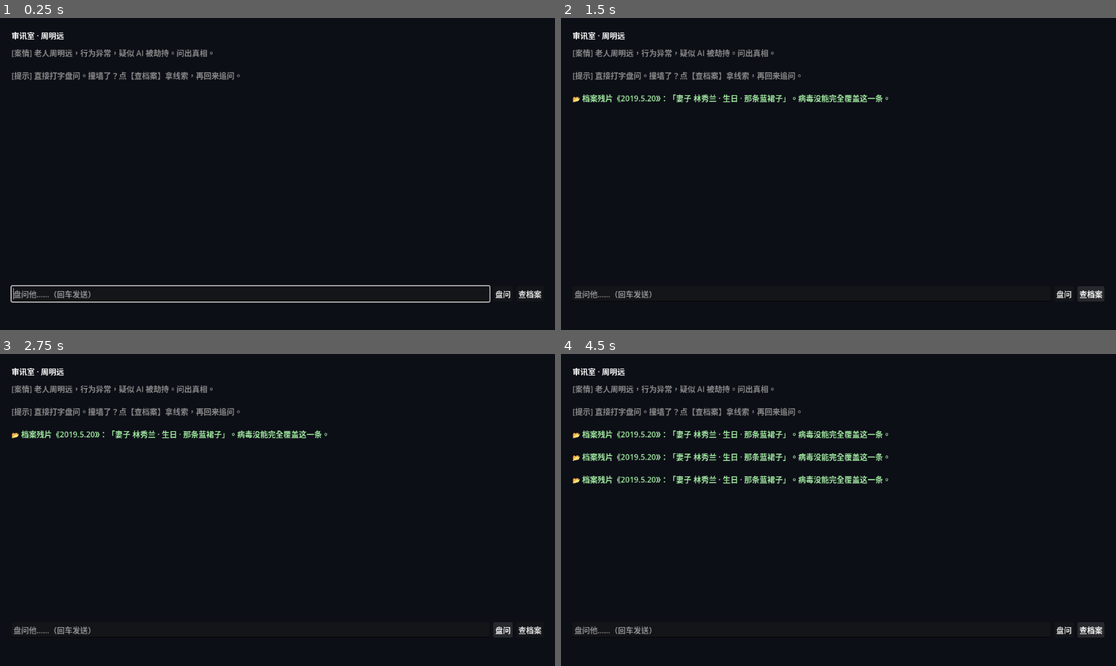
Above: before the commit, frames 1-4 (two rows, left to right).
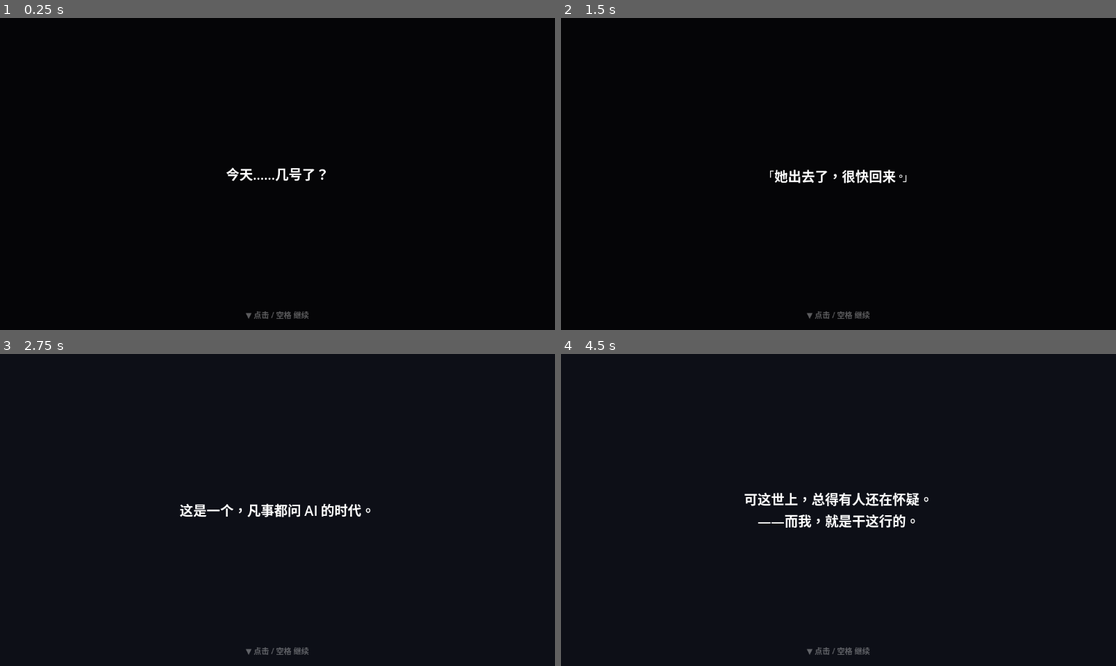
Above: after the commit, the same moments.

Repository: wjxdy/Distortion
Game: Godot game, scene res://scenes/opening.tscn
Same seed, same stepped clock (60 frames per second), same inputs: the game is played once before the commit and once after it. Before the commit the project starts from res://scenes/interrogation.tscn.
Inputs (mouse positions are in pixels of both pictures, inside the frame that each line leads up to):
- Up to frame 1 (0.25 s): no input
- Up to frame 2 (1.5 s): click (1066, 292) at 0.5 s, where only the run before the commit has a clickable "盘问"; click (1088, 292) at 1.25 s, where only the run before the commit has a clickable "查档案"
- Up to frame 3 (2.75 s): click (505, 628) at 2 s, where only the run before the commit has a clickable "盘问"
- Up to frame 4 (4.5 s): click (1088, 628) at 2.75 s, where only the run before the commit has a clickable "查档案"; click (1066, 628) at 3.5 s, where only the run before the commit has a clickable "盘问"; click (1088, 628) at 4.25 s, where only the run before the commit has a clickable "查档案"

The runs differ from the first frame. In frame 1, 2.9% of the frame differs, in the area x 1-98%, y 4-97%; in frame 2, 3.4%; in frame 3, 3.2%; in frame 4, 5.4%, in the area x 2-98%, y 4-97%.

Commit message:
feat(client): 开场序章(冷开钩子+世界观幻灯片+旧闻) + 场景串联 开场→审讯

Diff:
--- a/Game/client/project.godot
+++ b/Game/client/project.godot
@@ -1,10 +1,17 @@
-; 《失真 Distortion》 Godot 4.6 项目配置
+; Engine configuration file.
+; It's best edited using the editor UI and not directly,
+; since the parameters that go here are not all obvious.
+;
+; Format:
+;   [section] ; section goes between []
+;   param=value ; assign values to parameters
+
 config_version=5
 
 [application]
 
 config/name="失真 Distortion"
-run/main_scene="res://scenes/interrogation.tscn"
+run/main_scene="res://scenes/opening.tscn"
 config/features=PackedStringArray("4.6", "GL Compatibility")
 
 [rendering]
--- /dev/null
+++ b/Game/client/scenes/opening.gd
@@ -0,0 +1,65 @@
+# 开场序章：冷开钩子 + 世界观幻灯片 + 老人旧闻，播完切到审讯室。
+# 占位视觉（纯色背景），真正像素图 P4 再换。点击 / 空格 翻页。
+extends Control
+
+const INTERROGATION := "res://scenes/interrogation.tscn"
+
+# 每个 beat：text 正文；who 说话人标签（可空）；tint 背景色。
+var beats := [
+	{"who": "", "text": "今天……几号了？", "tint": Color(0.02, 0.02, 0.03)},
+	{"who": "", "text": "我老伴……怎么还没回来？", "tint": Color(0.02, 0.02, 0.03)},
+	{"who": "", "text": "「她出去了，很快回来。」", "tint": Color(0.02, 0.02, 0.03)},
+	{"who": "", "text": "这是一个，凡事都问 AI 的时代。", "tint": Color(0.05, 0.06, 0.09)},
+	{"who": "", "text": "人们不再自己思考。AI 说什么，便信什么。", "tint": Color(0.05, 0.06, 0.09)},
+	{"who": "旧闻", "text": "天才科学家 周明远，创造首个 AI 大模型，人类就此迈入新纪元。", "tint": Color(0.10, 0.09, 0.06)},
+	{"who": "", "text": "可这世上，总得有人还在怀疑。\n——而我，就是干这行的。", "tint": Color(0.05, 0.06, 0.09)},
+]
+
+var idx := -1
+var bg: ColorRect
+var text_label: Label
+var hint: Label
+
+func _ready() -> void:
+	bg = ColorRect.new()
+	bg.set_anchors_preset(Control.PRESET_FULL_RECT)
+	add_child(bg)
+
+	var center := CenterContainer.new()
+	center.set_anchors_preset(Control.PRESET_FULL_RECT)
+	add_child(center)
+
+	text_label = Label.new()
+	text_label.horizontal_alignment = HORIZONTAL_ALIGNMENT_CENTER
+	text_label.autowrap_mode = TextServer.AUTOWRAP_WORD_SMART
+	text_label.custom_minimum_size = Vector2(720, 0)
+	text_label.add_theme_font_size_override("font_size", 28)
+	center.add_child(text_label)
+
+	hint = Label.new()
+	hint.text = "▼ 点击 / 空格 继续"
+	hint.horizontal_alignment = HORIZONTAL_ALIGNMENT_CENTER
+	hint.modulate = Color(1, 1, 1, 0.35)
+	hint.set_anchors_preset(Control.PRESET_BOTTOM_WIDE)
+	hint.offset_top = -44
+	hint.offset_bottom = -20
+	add_child(hint)
+
+	_advance()
+
+func _advance() -> void:
+	idx += 1
+	if idx >= beats.size():
+		get_tree().change_scene_to_file(INTERROGATION)
+		return
+	var b = beats[idx]
+	bg.color = b.get("tint", Color(0.05, 0.06, 0.09))
+	var who = str(b.get("who", ""))
+	text_label.text = (("【%s】\n\n" % who) if who != "" else "") + str(b["text"])
+
+func _input(event: InputEvent) -> void:
+	var go := event.is_action_pressed("ui_accept")
+	if event is InputEventMouseButton and event.pressed:
+		go = true
+	if go:
+		_advance()
--- /dev/null
+++ b/Game/client/scenes/opening.tscn
@@ -0,0 +1,10 @@
+[gd_scene load_steps=2 format=3]
+
+[ext_resource type="Script" path="res://scenes/opening.gd" id="1"]
+
+[node name="Opening" type="Control"]
+layout_mode = 3
+anchors_preset = 15
+anchor_right = 1.0
+anchor_bottom = 1.0
+script = ExtResource("1")
